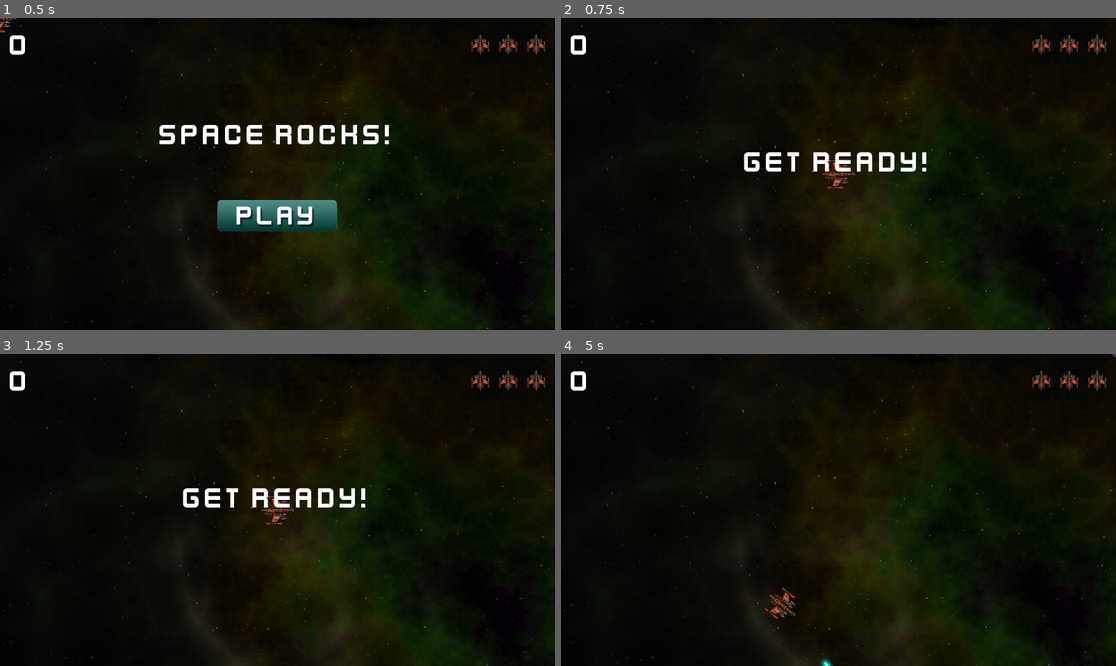
Above: before the commit, frames 1-4 (two rows, left to right).
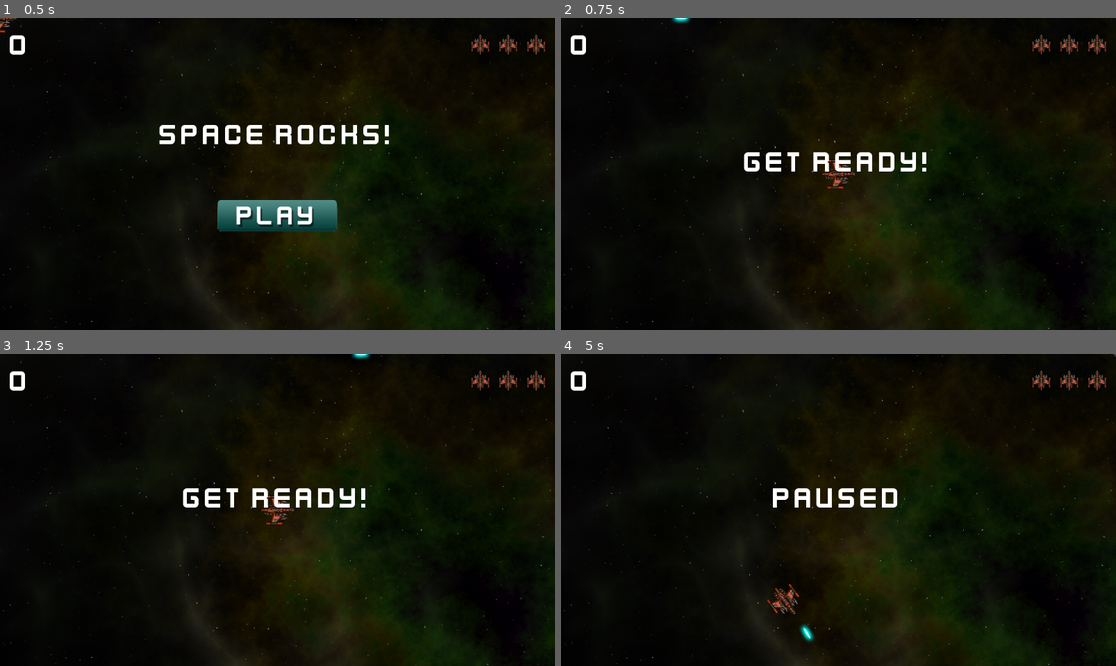
Above: after the commit, the same moments.

Repository: AnshKoshti/space-rocks
Game: Godot game, scene res://scenes/main.tscn
The game is run twice, just before and just after one commit, with the same random seed, the same clock (stepped at 60 frames per second) and the same inputs.
Inputs (mouse positions are in pixels of both pictures, inside the frame that each line leads up to):
- Up to frame 1 (0.5 s): no input
- Up to frame 2 (0.75 s): click (838, 214) at 0.5 s
- Up to frame 3 (1.25 s): no input
- Up to frame 4 (5 s): tap Enter at 1.25 s; hold D (rotate_right) 1.28-2.03 s; hold Space (shoot) 1.28-2.03 s; hold A (rotate_left) 2.03-2.78 s; tap Space (shoot) at 2.1, 3.6 s; hold D (rotate_right) 2.78-3.53 s; hold Space (shoot) 2.78-3.53 s; hold W (thrust) 3.53-4.28 s; hold A (rotate_left) from 4.28 s (still down); hold Space (shoot) from 4.28 s (still down); tap P (pause, bound only after the commit) at 4.9 s

Frame 1 is identical in both runs. In frame 2, less than 0.1% of the frame differs, in the area x 19-24%, y 0-2%; in frame 3, less than 0.1%; in frame 4, 1.2%, in the area x 36-100%, y 0-100%.

Commit message:
Pause function added.

Diff:
--- a/project.godot
+++ b/project.godot
@@ -38,6 +38,13 @@
 shoot={
 "deadzone": 0.2,
 "events": [Object(InputEventKey,"resource_local_to_scene":false,"resource_name":"","device":0,"window_id":0,"alt_presse …(189 unchanged characters)…
+, Object(InputEventMouseButton,"resource_local_to_scene":false,"resource_name":"","device":-1,"window_id":0,"alt_pressed":false,"shift_pressed":false,"ctrl_pressed":false,"meta_pressed":false,"button_mask":0,"position":Vector2(0, 0),"global_position":Vector2(0, 0),"factor":1.0,"button_index":1,"canceled":false,"pressed":false,"double_click":false,"script":null)
+]
+}
+pause={
+"deadzone": 0.2,
+"events": [Object(InputEventKey,"resource_local_to_scene":false,"resource_name":"","device":0,"window_id":0,"alt_pressed":false,"shift_pressed":false,"ctrl_pressed":false,"meta_pressed":false,"pressed":false,"keycode":0,"physical_keycode":80,"key_label":0,"unicode":0,"location":0,"echo":false,"script":null)
+, Object(InputEventKey,"resource_local_to_scene":false,"resource_name":"","device":0,"window_id":0,"alt_pressed":false,"shift_pressed":false,"ctrl_pressed":false,"meta_pressed":false,"pressed":false,"keycode":0,"physical_keycode":4194313,"key_label":0,"unicode":0,"location":0,"echo":false,"script":null)
 ]
 }
 
--- a/scenes/main.tscn
+++ b/scenes/main.tscn
@@ -13,6 +13,7 @@
 point_count = 5
 
 [node name="Main" type="Node"]
+process_mode = 3
 script = ExtResource("1_sugp2")
 rock_scene = ExtResource("2_jyhfs")
 
--- a/scenes/scripts/main.gd
+++ b/scenes/scripts/main.gd
@@ -63,3 +63,17 @@
 		var newpos = pos + dir * radius
 		var newvel = dir * vel.length() * 1.1
 		spawn_rock(size - 1, newpos, newvel)
+
+
+func _input(event: InputEvent) -> void:
+	if event.is_action_pressed("pause"):
+		if not playing:
+			return
+		get_tree().paused = not get_tree().paused
+		var message = $Hud/VBoxContainer/Message
+		if get_tree().paused:
+			message.text = "Paused"
+			message.show()
+		else :
+			message.text = ""
+			message.hide()
